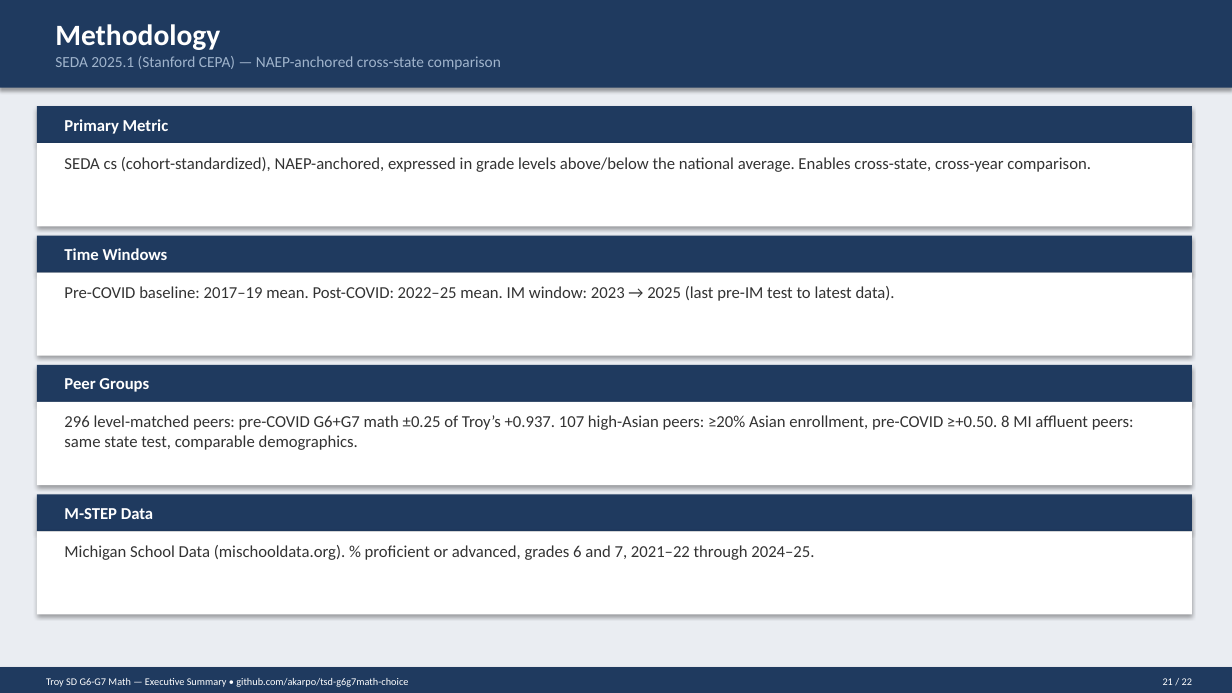
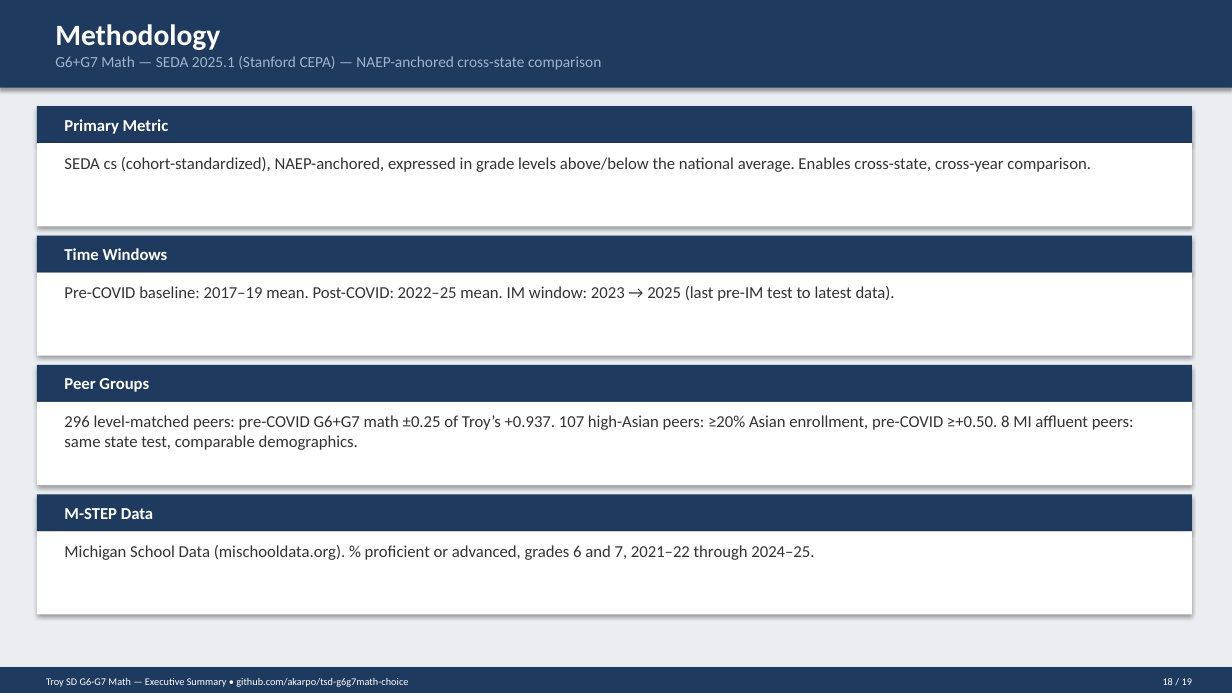
Before and after one commit to akarpo/tsd-g6g7math-choice, a slide deck: slide 18 of deck/Troy_G6G7_Math_Executive_Summary.pptx (slide 21 before the commit). Drawn at 1232x693 pixels with LibreOffice and Linux fonts; fonts in the diff are those of the drawing. Boxes give left, top, right and bottom in pixels: in the first picture for what was removed or moved away, otherwise in the second. Text is boxed around its words. In the diff, an @@ line names an element or a change of style, - is before the commit and + after.

```diff
--- a/deck/Troy_G6G7_Math_Executive_Summary.pptx
+++ b/deck/Troy_G6G7_Math_Executive_Summary.pptx
@@ text at bbox=[55, 56, 601, 70]: text changed @@
-SEDA 2025.1 (Stanford CEPA) — NAEP-anchored cross-state comparison
+G6+G7 Math — SEDA 2025.1 (Stanford CEPA) — NAEP-anchored cross-state comparison
@@ text at bbox=[1163, 678, 1192, 685]: text changed @@
-21 / 22
+18 / 19
```
Also in this commit, not shown: 18 other slides changed, 3 slides removed, 23 other files.
